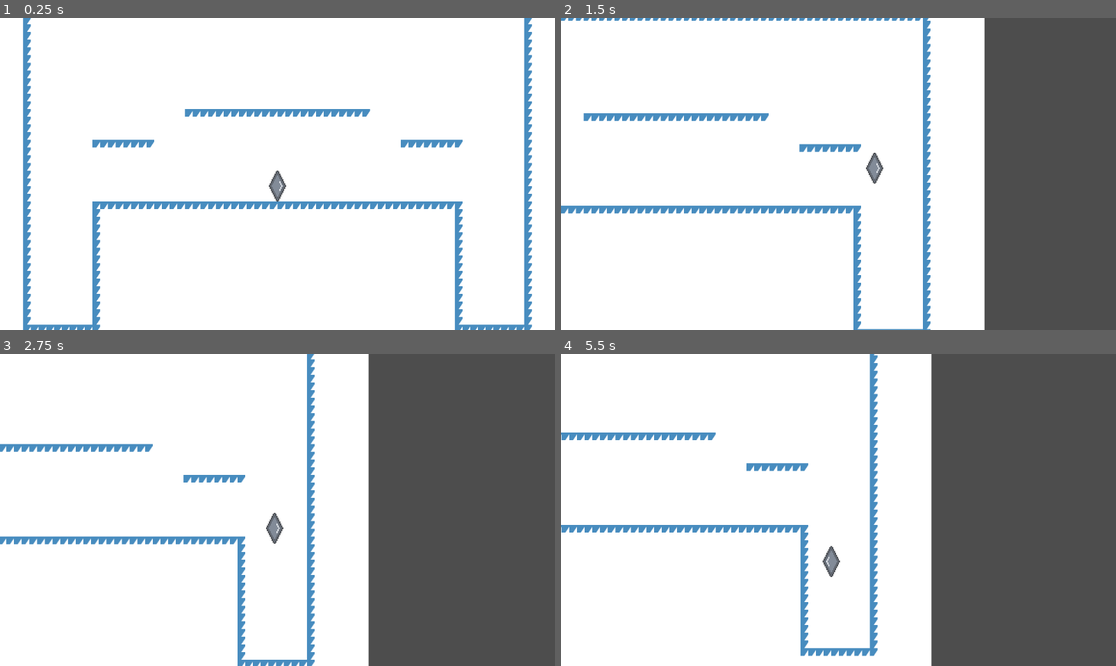
Above: before the commit, frames 1-4 (two rows, left to right).
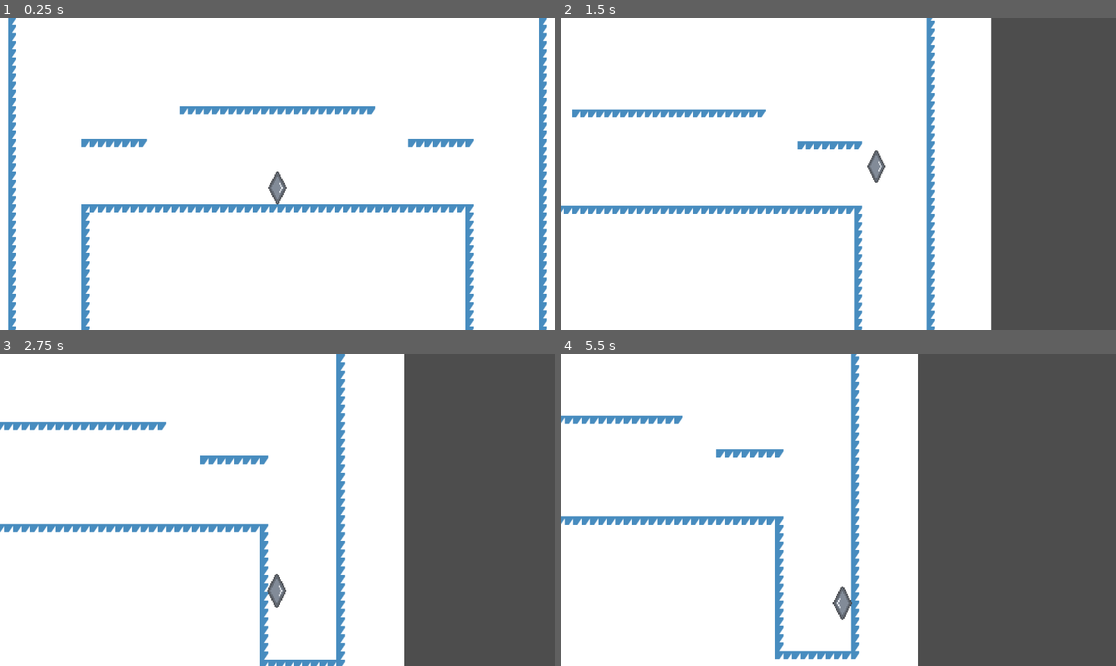
Above: after the commit, the same moments.

Repository: nekochiiUwU/Anoari
Game: Godot game, scene res://local/scenes/sandbox.tscn
Same seed, same stepped clock (60 frames per second), same inputs: the game is played once before the commit and once after it. The project has no main scene, so this scene is started directly. The engine's default icon, where the game draws it, is replaced by a stand-in: a white triangle on a blue panel in a dark square.
Inputs:
- Up to frame 1 (0.25 s): no input
- Up to frame 2 (1.5 s): hold Space (jump) 0.53-1.28 s; hold Right (ui_right) from 0.53 s (still down); tap Space (jump) at 1.35 s
- Up to frame 3 (2.75 s): tap Space (jump) at 1.52, 1.82 s; release Right (ui_right) at 2.03 s; hold Left (ui_left) from 2.03 s (still down); hold Space (jump) from 2.03 s (still down)
- Up to frame 4 (5.5 s): release Left (ui_left) at 2.78 s; release Space (jump) at 2.78 s; hold Right (ui_right) 2.78-4.28 s; tap Space (jump) at 2.85, 3.02, 3.32, 4.35, 4.52, 4.82 s; hold Space (jump) 3.53-4.28 s; hold Left (ui_left) 4.28-5.03 s; hold Right (ui_right) from 5.03 s (still down); hold Space (jump) from 5.03 s (still down)

The runs differ from the first frame. In frame 1, 10% of the frame differs, in the area x 1-99%, y 0-100%; in frame 2, 5.7%; in frame 3, 15%, in the area x 0-73%, y 0-100%; in frame 4, 10%.

Commit message:
des détails

Diff:
--- a/local/scenes/player_camera.gd
+++ b/local/scenes/player_camera.gd
@@ -5,5 +5,6 @@
 # Called every frame. 'delta' is the elapsed time since the previous frame.
 func _process(delta: float) -> void:
 	position -= position * delta * accel
-	position += $"../Player Body".position * delta * accel
-	position.y -= position.y*delta*15
+	position += $"../Player Body".position * Vector2(1, .25) * delta * accel
+	zoom -= zoom * delta * 3
+	zoom += (Vector2.ONE*1/(abs($"../Player Body".velocity.x/8192)+.9))* delta * 3
--- a/local/scenes/player_movements.gd
+++ b/local/scenes/player_movements.gd
@@ -22,8 +22,7 @@
 	vertival_movement(delta)
 	wall_movement()
 	a()
-	print(int(velocity.x))
-	print(int(velocity.y))
+
 	Body.velocity = velocity
 	Body.move_and_slide()
 
@@ -34,7 +33,7 @@
 			velocity.y = -jump
 	else:
 		if sticked_to_wall:
-			if Input.is_action_pressed("jump"):
+			if Input.is_action_just_pressed("jump"):
 				velocity.y = -jump/1.33
 				velocity.x = speed*looking_dir
 				sticked_to_wall = false
